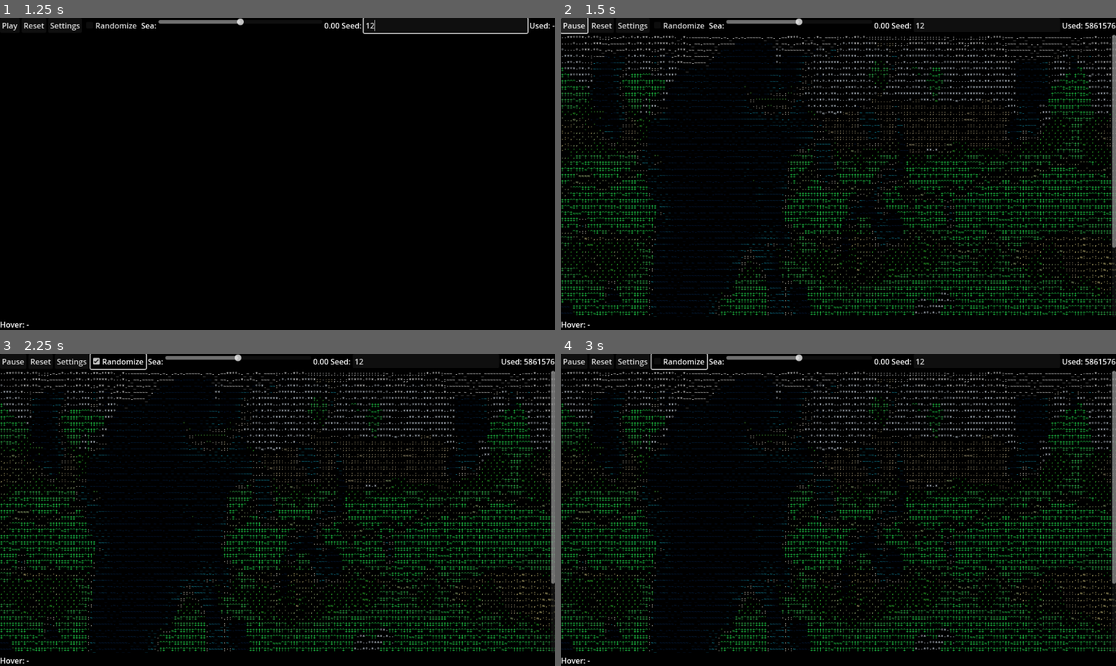
Above: before the commit, frames 1-4 (two rows, left to right).
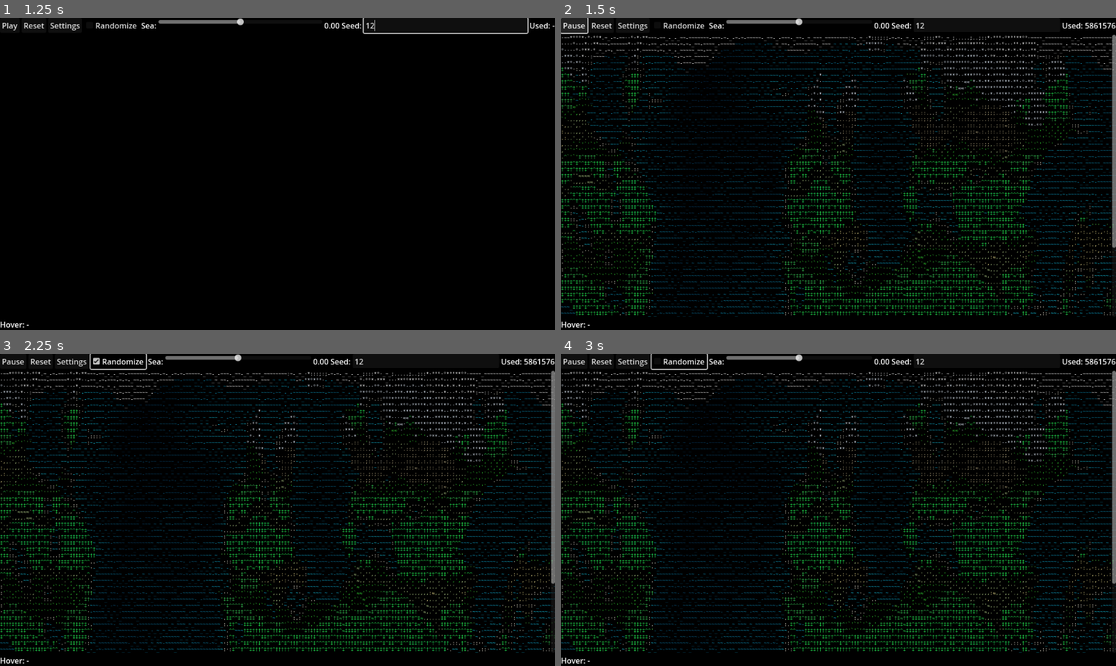
Above: after the commit, the same moments.

Repository: Bl4ckh34d/ASCIIWorldGen
Game: Godot game, scene res://scenes/Main.tscn
The game is run twice, just before and just after one commit, with the same random seed, the same clock (stepped at 60 frames per second) and the same inputs.
Inputs (mouse positions are in pixels of both pictures, inside the frame that each line leads up to):
- Up to frame 1 (1.25 s): click (444, 24) at 0.52 s; type "12" at 0.6 s
- Up to frame 2 (1.5 s): click "Play" at 1.25 s
- Up to frame 3 (2.25 s): click "Randomize" at 2 s
- Up to frame 4 (3 s): click "Randomize" at 2.75 s

Frame 1 is identical in both runs. In frame 2, 10% of the frame differs, in the area x 0-100%, y 5-96%; in frame 3, 10%; in frame 4, 10%.

Commit message:
feat: enhance world generation with ocean fraction tracking and biome classification improvements
- Updated sea level randomization in Main.gd for a more realistic range.
- Added ocean fraction tracking in WorldGenerator.gd to improve climate and biome generation.
- Introduced new biomes (LAVA_FIELD, VOLCANIC_BADLANDS, SCORCHED_FOREST) in BiomeClassifier.gd.
- Enhanced climate generation in ClimateNoise.gd to modulate humidity based on ocean coverage.
- Implemented wrapping behavior in TerrainNoise.gd for seamless terrain generation.
- Improved water color rendering in AsciiStyler.gd with depth and shelf variations.

Diff:
--- a/scripts/Main.gd
+++ b/scripts/Main.gd
@@ -116,7 +116,8 @@
 		cfg2["gain"] = clamp(generator.config.gain * (0.85 + 0.3 * jitter.randf()), 0.1, 1.0)
 		cfg2["warp"] = max(0.0, generator.config.warp * (0.75 + 0.5 * jitter.randf()))
 		# Narrow ocean randomization to 0.30 .. 0.70
-		cfg2["sea_level"] = 0.3 + 0.4 * jitter.randf()
+		# Sea level range is -1..1; randomize within [-0.35, 0.35]
+		cfg2["sea_level"] = -0.35 + 0.70 * jitter.randf()
 		# Climate baseline jitter
 		cfg2["temp_base_offset"] = (jitter.randf() - 0.5) * 0.10
 		cfg2["temp_scale"] = 0.95 + 0.1 * jitter.randf()
--- a/scripts/Utils.gd
+++ b/scripts/Utils.gd
@@ -7,3 +7,12 @@
 
 static func clampf(v: float, lo: float, hi: float) -> float:
 	return min(max(v, lo), hi)
+
+static func sample_noise_wrap_x(noise: FastNoiseLite, sample_x: float, sample_y: float, pixel_x: float, period_x: float) -> float:
+	var t: float = 0.0
+	if period_x != 0.0:
+		t = (pixel_x / period_x)
+	t = clampf(t, 0.0, 1.0)
+	var v0: float = noise.get_noise_2d(sample_x, sample_y)
+	var v1: float = noise.get_noise_2d(sample_x - period_x, sample_y)
+	return lerp(v0, v1, t)
--- a/scripts/WorldGenerator.gd
+++ b/scripts/WorldGenerator.gd
@@ -66,6 +66,7 @@
 var last_moisture: PackedFloat32Array = PackedFloat32Array()
 var last_distance_to_coast: PackedFloat32Array = PackedFloat32Array()
 var last_lava: PackedByteArray = PackedByteArray()
+var last_ocean_fraction: float = 0.0
 
 func _init() -> void:
 	randomize()
@@ -190,6 +191,7 @@
 		"gain": config.gain,
 		"warp": config.warp,
 		"sea_level": config.sea_level,
+		"wrap_x": true,
 		"temp_base_offset": config.temp_base_offset,
 		"temp_scale": config.temp_scale,
 		"moist_base_offset": config.moist_base_offset,
@@ -203,6 +205,12 @@
 	var terrain := TerrainNoise.new().generate(params)
 	last_height = terrain["height"]
 	last_is_land = terrain["is_land"]
+	# Track ocean coverage fraction for rendering transitions
+	var ocean_count: int = 0
+	for i_count in range(w * h):
+		if last_is_land[i_count] == 0:
+			ocean_count += 1
+	last_ocean_fraction = float(ocean_count) / float(max(1, w * h))
 
 	# Step 1b: rivers and light erosion before shoreline
 	if config.river_enabled:
@@ -238,9 +246,9 @@
 						for dx2 in range(-1, 2):
 							if dx2 == 0 and dy2 == 0:
 								continue
-							var nx: int = x + dx2
+							var nx: int = (x + dx2 + w) % w
 							var ny: int = y + dy2
-							if nx < 0 or ny < 0 or nx >= w or ny >= h:
+							if ny < 0 or ny >= h:
 								continue
 							var ni: int = nx + ny * w
 							if last_is_land[ni] != 0:
@@ -254,9 +262,9 @@
 								for dx3 in range(-1, 2):
 									if dx3 == 0 and dy3 == 0:
 										continue
-									var nx2: int = x + dx3
+									var nx2: int = (x + dx3 + w) % w
 									var ny2: int = y + dy3
-									if nx2 < 0 or ny2 < 0 or nx2 >= w or ny2 >= h:
+									if ny2 < 0 or ny2 >= h:
 										continue
 									var ni2: int = nx2 + ny2 * w
 									if last_is_land[ni2] != 0:
@@ -279,9 +287,9 @@
 				for dx4 in range(-1, 2):
 					if dx4 == 0 and dy4 == 0:
 						continue
-					var nx3: int = x0 + dx4
+					var nx3: int = (x0 + dx4 + w) % w
 					var ny3: int = y0 + dy4
-					if nx3 < 0 or ny3 < 0 or nx3 >= w or ny3 >= h:
+					if ny3 < 0 or ny3 >= h:
 						continue
 					var ni3: int = nx3 + ny3 * w
 					if visited[ni3] != 0:
@@ -386,6 +394,12 @@
 		last_is_land.resize(size)
 	for i in range(size):
 		last_is_land[i] = 1 if last_height[i] > config.sea_level else 0
+	# Update ocean fraction
+	var ocean_ct: int = 0
+	for ii in range(size):
+		if last_is_land[ii] == 0:
+			ocean_ct += 1
+	last_ocean_fraction = float(ocean_ct) / float(max(1, size))
 	# 2) Recompute shoreline features (turquoise, beaches) and distance to land
 	if last_turquoise_water.size() != size:
 		last_turquoise_water.resize(size)
@@ -494,24 +508,141 @@
 			var strength: float = clamp(s_depth * s_dist * s_noise, 0.0, 1.0)
 			last_turquoise_strength[j] = strength
 			last_turquoise_water[j] = 1 if strength > 0.5 else 0
-	# 3) Update biomes minimally based on new land/ocean state
-	if last_biomes.size() != size:
-		last_biomes.resize(size)
+	# 3) Recompute climate fields to reflect new coastline and sea coverage
+	var params := {
+		"width": w,
+		"height": h,
+		"seed": config.rng_seed,
+		"frequency": config.frequency,
+		"octaves": config.octaves,
+		"lacunarity": config.lacunarity,
+		"gain": config.gain,
+		"warp": config.warp,
+		"sea_level": config.sea_level,
+		"temp_base_offset": config.temp_base_offset,
+		"temp_scale": config.temp_scale,
+		"moist_base_offset": config.moist_base_offset,
+		"moist_scale": config.moist_scale,
+		"continentality_scale": config.continentality_scale,
+		"temp_min_c": config.temp_min_c,
+		"temp_max_c": config.temp_max_c,
+	}
+	var climate: Dictionary = ClimateNoise.new().generate(params, last_height, last_is_land)
+	last_temperature = climate["temperature"]
+	last_moisture = climate["moisture"]
+	last_distance_to_coast = climate.get("distance_to_coast", PackedFloat32Array())
+
+	# 4) Rivers (fast recompute without erosion) so they react to coastline
+	if config.river_enabled:
+		_simulate_rivers_fast(w, h)
+
+	# 5) Reclassify biomes using updated climate
+	var params2 := params.duplicate()
+	params2["freeze_temp_threshold"] = 0.16
+	params2["height_scale_m"] = config.height_scale_m
+	params2["lapse_c_per_km"] = 5.5
+	last_biomes = BiomeClassifier.new().classify(params2, last_is_land, last_height, last_temperature, last_moisture, last_beach)
+	_ensure_valid_biomes()
+	_apply_hot_temperature_override(w, h)
+	_apply_cold_temperature_override(w, h)
+
+	# 6) Update lava mask based on new temperatures and updated rivers
+	last_lava.resize(size)
+	for li in range(size):
+		last_lava[li] = 0
+	for ylv in range(h):
+		for xlv in range(w):
+			var ii: int = xlv + ylv * w
+			if last_river.size() == size and last_river[ii] != 0:
+				var t_norm: float = (last_temperature[ii] if ii < last_temperature.size() else 0.0)
+				var t_c: float = config.temp_min_c + t_norm * (config.temp_max_c - config.temp_min_c)
+				if t_c >= config.lava_temp_threshold_c:
+					last_lava[ii] = 1
+	return last_is_land
+
+func _simulate_rivers_fast(w: int, h: int) -> void:
+	var size: int = w * h
+	last_flow_dir.resize(size)
+	last_flow_accum.resize(size)
+	last_river.resize(size)
+	for i in range(size):
+		last_flow_dir[i] = -1
+		last_flow_accum[i] = 0.0
+		last_river[i] = 0
+
+	# Build simple steepest-descent flow directions (8 neighbors)
+	for y in range(h):
+		for x in range(w):
+			var i0: int = x + y * w
+			if last_is_land[i0] == 0:
+				continue
+			var cur_h: float = last_height[i0]
+			var best_h: float = cur_h
+			var best_i: int = -1
+			for dy in range(-1, 2):
+				for dx in range(-1, 2):
+					if dx == 0 and dy == 0:
+						continue
+					var nx: int = x + dx
+					var ny: int = y + dy
+					if nx < 0 or ny < 0 or nx >= w or ny >= h:
+						continue
+					var j: int = nx + ny * w
+					var nh: float = last_height[j]
+					# Prefer any ocean neighbor immediately
+					if last_is_land[j] == 0:
+						best_i = j
+						best_h = nh
+						break
+					if nh < best_h:
+						best_h = nh
+						best_i = j
+			if best_i != -1:
+				last_flow_dir[i0] = best_i
+
+	# Accumulate flow by path-walk to sea/sink (skip polar latitudes)
+	for i2 in range(size):
+		if last_is_land[i2] == 0:
+			continue
+		var y2: int = int(float(i2) / float(w))
+		var lat: float = abs(float(y2) / max(1.0, float(h) - 1.0) - 0.5) * 2.0
+		if lat >= config.river_polar_cutoff:
+			continue
+		var steps: int = 0
+		var cur: int = i2
+		while steps < size:
+			var dn: int = last_flow_dir[cur]
+			if dn == -1:
+				break
+			last_flow_accum[dn] += 1.0
+			cur = dn
+			steps += 1
+			if last_is_land[cur] == 0:
+				break
+
+	# Decide river mask adaptively (no erosion/droplets)
+	var samples: Array = []
+	for sk in range(size):
+		if last_is_land[sk] == 0:
+			continue
+		var sky: int = int(float(sk) / float(w))
+		var sklat: float = abs(float(sky) / max(1.0, float(h) - 1.0) - 0.5) * 2.0
+		if sklat >= config.river_polar_cutoff:
+			continue
+		samples.append(last_flow_accum[sk])
+	var target_density: float = clamp(0.02 / max(0.1, config.river_threshold_factor), 0.002, 0.08)
+	var thresh: float = 1e9
+	if samples.size() > 0:
+		samples.sort()
+		var idx: int = int(max(0.0, float(samples.size() - 1) - float(samples.size()) * target_density))
+		thresh = float(samples[idx])
 	for k in range(size):
-		if last_is_land[k] == 0:
-			# Ocean or ice sheet depending on temp
-			var t_norm: float = (last_temperature[k] if k < last_temperature.size() else 0.5)
-			var t_c: float = config.temp_min_c + t_norm * (config.temp_max_c - config.temp_min_c)
-			if t_c <= -10.0:
-				last_biomes[k] = BiomeClassifier.Biome.ICE_SHEET
-			else:
-				last_biomes[k] = BiomeClassifier.Biome.OCEAN
-		else:
-			# Land cells: if previously ocean-type, assign fallback quickly
-			var bprev: int = last_biomes[k]
-			if bprev == BiomeClassifier.Biome.OCEAN or bprev == BiomeClassifier.Biome.ICE_SHEET:
-				last_biomes[k] = _fallback_biome(k)
-	return last_is_land
+		var ky: int = int(float(k) / float(w))
+		var klat: float = abs(float(ky) / max(1.0, float(h) - 1.0) - 0.5) * 2.0
+		if klat >= config.river_polar_cutoff:
+			continue
+		if last_is_land[k] != 0 and last_flow_accum[k] >= thresh:
+			last_river[k] = 1
 
 func get_width() -> int:
 	return config.width
@@ -852,8 +983,22 @@
 			if last_is_land[cur2] == 0:
 				break
 
-	# Decide river mask by threshold relative to map size
-	var thresh: float = max(8.0, (float(w * h) / 1500.0) * config.river_threshold_factor)
+	# Decide river mask by adaptive percentile threshold for robust visibility
+	var samples: Array = []
+	for sk in range(size):
+		if last_is_land[sk] == 0:
+			continue
+		var sky: int = int(float(sk) / float(w))
+		var sklat: float = abs(float(sky) / max(1.0, float(h) - 1.0) - 0.5) * 2.0
+		if sklat >= config.river_polar_cutoff:
+			continue
+		samples.append(last_flow_accum[sk])
+	var target_density: float = clamp(0.02 / max(0.1, config.river_threshold_factor), 0.002, 0.08)
+	var thresh: float = 1e9
+	if samples.size() > 0:
+		samples.sort()
+		var idx: int = int(max(0.0, float(samples.size() - 1) - float(samples.size()) * target_density))
+		thresh = float(samples[idx])
 	for k in range(size):
 		var ky: int = int(float(k) / float(w))
 		var klat: float = abs(float(ky) / max(1.0, float(h) - 1.0) - 0.5) * 2.0
--- a/scripts/generation/BiomeClassifier.gd
+++ b/scripts/generation/BiomeClassifier.gd
@@ -22,6 +22,9 @@
 	FOOTHILLS,
 	MOUNTAINS,
 	ALPINE,
+	LAVA_FIELD,
+	VOLCANIC_BADLANDS,
+	SCORCHED_FOREST,
 }
 
 ## Produces smooth biomes using temperature & moisture with soft thresholds
@@ -34,6 +37,23 @@
 	var temp_max_c: float = float(params.get("temp_max_c", 45.0))
 	var height_scale_m: float = float(params.get("height_scale_m", 4000.0))
 	var lapse_c_per_km: float = float(params.get("lapse_c_per_km", 5.5))
+	# Humidity minima (0..1 moisture scale)
+	var MIN_M_RAINFOREST := 0.75
+	var MIN_M_TROPICAL_FOREST := 0.60
+	var MIN_M_TEMPERATE_FOREST := 0.50
+	var MIN_M_CONIFER_FOREST := 0.45
+	var MIN_M_BOREAL_FOREST := 0.40
+	var MIN_M_SWAMP := 0.65
+	var MIN_M_MEADOW := 0.35
+	var MIN_M_PRAIRIE := 0.30
+	var MIN_M_GRASSLAND := 0.25
+	var MIN_M_STEPPE := 0.15
+
+	# Shared desert noise for sand vs rock choice
+	var desert_noise := FastNoiseLite.new()
+	desert_noise.seed = rng_seed ^ 0xBEEF
+	desert_noise.noise_type = FastNoiseLite.TYPE_SIMPLEX
+	desert_noise.frequency = 0.008
 	var out := PackedInt32Array()
 	out.resize(w * h)
 
@@ -89,11 +109,7 @@
 				if t < 0.60:
 					choice = Biome.DESERT_ROCK
 				else:
-					var n := FastNoiseLite.new()
-					n.seed = rng_seed ^ 0xBEEF
-					n.noise_type = FastNoiseLite.TYPE_SIMPLEX
-					n.frequency = 0.008
-					var noise_val: float = n.get_noise_2d(float(x), float(y)) * 0.5 + 0.5
+					var noise_val: float = desert_noise.get_noise_2d(float(x), float(y)) * 0.5 + 0.5
 					# Bias sand probability by heat; hotter → more sand
 					var sand_prob: float = clamp(0.25 + 0.6 * hot, 0.0, 0.98)
 					choice = Biome.DESERT_SAND if noise_val < sand_prob else Biome.DESERT_ROCK
@@ -135,6 +151,84 @@
 						choice = Biome.MEADOW
 					else:
 						choice = Biome.STEPPE
+
+			# Enforce humidity minima and dry fallbacks
+			if m < MIN_M_STEPPE:
+				if t_c0 <= -2.0:
+					choice = Biome.DESERT_ICE
+				else:
+					var noise_val2: float = desert_noise.get_noise_2d(float(x), float(y)) * 0.5 + 0.5
+					var sand_prob2: float = clamp(0.25 + 0.6 * hot, 0.0, 0.98)
+					choice = Biome.DESERT_SAND if noise_val2 < sand_prob2 else Biome.DESERT_ROCK
+			elif m < MIN_M_GRASSLAND:
+				choice = Biome.STEPPE
+			else:
+				if choice == Biome.RAINFOREST and m < MIN_M_RAINFOREST:
+					if m >= MIN_M_TROPICAL_FOREST:
+						choice = Biome.TROPICAL_FOREST
+					elif m >= MIN_M_TEMPERATE_FOREST and t_eff > 0.45:
+						choice = Biome.TEMPERATE_FOREST
+					elif m >= MIN_M_CONIFER_FOREST:
+						choice = Biome.CONIFER_FOREST
+					elif m >= MIN_M_GRASSLAND:
+						choice = Biome.GRASSLAND
+					else:
+						choice = Biome.STEPPE
+				elif choice == Biome.TROPICAL_FOREST and m < MIN_M_TROPICAL_FOREST:
+					if m >= MIN_M_TEMPERATE_FOREST and t_eff > 0.45:
+						choice = Biome.TEMPERATE_FOREST
+					elif m >= MIN_M_CONIFER_FOREST:
+						choice = Biome.CONIFER_FOREST
+					elif m >= MIN_M_GRASSLAND:
+						choice = Biome.GRASSLAND
+					else:
+						choice = Biome.STEPPE
+				elif choice == Biome.TEMPERATE_FOREST and m < MIN_M_TEMPERATE_FOREST:
+					if m >= MIN_M_CONIFER_FOREST:
+						choice = Biome.CONIFER_FOREST
+					elif m >= MIN_M_GRASSLAND:
+						choice = Biome.GRASSLAND
+					else:
+						choice = Biome.STEPPE
+				elif choice == Biome.CONIFER_FOREST and m < MIN_M_CONIFER_FOREST:
+					choice = Biome.GRASSLAND if m >= MIN_M_GRASSLAND else Biome.STEPPE
+				elif choice == Biome.BOREAL_FOREST and m < MIN_M_BOREAL_FOREST:
+					choice = Biome.CONIFER_FOREST if m >= MIN_M_CONIFER_FOREST else (Biome.GRASSLAND if m >= MIN_M_GRASSLAND else Biome.STEPPE)
+				elif choice == Biome.SWAMP and m < MIN_M_SWAMP:
+					if m >= MIN_M_TEMPERATE_FOREST and t_eff > 0.45:
+						choice = Biome.TEMPERATE_FOREST
+					elif m >= MIN_M_CONIFER_FOREST:
+						choice = Biome.CONIFER_FOREST
+					elif m >= MIN_M_GRASSLAND:
+						choice = Biome.GRASSLAND
+					else:
+						choice = Biome.STEPPE
+				elif choice == Biome.MEADOW and m < MIN_M_MEADOW:
+					choice = Biome.GRASSLAND if m >= MIN_M_GRASSLAND else Biome.STEPPE
+				elif choice == Biome.PRAIRIE and m < MIN_M_PRAIRIE:
+					choice = Biome.GRASSLAND if m >= MIN_M_GRASSLAND else Biome.STEPPE
+				elif choice == Biome.GRASSLAND and m < MIN_M_GRASSLAND:
+					choice = Biome.STEPPE
+
+			# Heat-driven overrides
+			var t_c_adj2: float = t_c_adj
+			if t_c_adj2 >= 55.0:
+				if choice == Biome.MOUNTAINS or choice == Biome.ALPINE or choice == Biome.HILLS or choice == Biome.FOOTHILLS:
+					choice = Biome.VOLCANIC_BADLANDS
+				elif choice == Biome.RAINFOREST or choice == Biome.TROPICAL_FOREST or choice == Biome.TEMPERATE_FOREST or choice == Biome.CONIFER_FOREST or choice == Biome.BOREAL_FOREST or choice == Biome.SWAMP:
+					choice = Biome.SCORCHED_FOREST
+				else:
+					choice = Biome.LAVA_FIELD
+			elif t_c_adj2 >= 30.0:
+				if m < 0.40:
+					var noise_val3: float = desert_noise.get_noise_2d(float(x), float(y)) * 0.5 + 0.5
+					var sand_prob3: float = clamp(0.25 + 0.6 * (t_eff - 0.60) * 2.4, 0.0, 0.98)
+					choice = Biome.DESERT_SAND if noise_val3 < sand_prob3 else Biome.DESERT_ROCK
+				elif m < 0.50:
+					choice = Biome.STEPPE
+				elif m < 0.60:
+					choice = Biome.PRAIRIE
+
 			out[i] = choice
 
 	# Smooth blend pass (3x3 mode filter) to reduce hard edges
--- a/scripts/generation/ClimateNoise.gd
+++ b/scripts/generation/ClimateNoise.gd
@@ -11,6 +11,7 @@
 	var moist_base_offset: float = float(params.get("moist_base_offset", 0.0))
 	var moist_scale: float = float(params.get("moist_scale", 1.0))
 	var continentality_scale: float = float(params.get("continentality_scale", 1.0))
+	var _sea_level: float = float(params.get("sea_level", 0.0))
 
 	var temp_noise := FastNoiseLite.new()
 	temp_noise.seed = rng_seed ^ 0x5151
@@ -40,6 +41,13 @@
 	moisture.resize(w * h)
 	precip.resize(w * h)
 	distance_to_coast.resize(w * h)
+
+	# Global ocean fraction to modulate world humidity (high sea -> wetter; low sea -> drier)
+	var ocean_cells: int = 0
+	for i0 in range(w * h):
+		if is_land[i0] == 0:
+			ocean_cells += 1
+	var ocean_frac: float = float(ocean_cells) / max(1.0, float(w * h))
 
 	# Precompute distance to coast (0 at ocean or immediate coast; grows inland)
 	var inf := 1e9
@@ -118,6 +126,19 @@
 			# Polar dryness bias
 			var polar_dry: float = 0.20 * lat
 			var m: float = m_base + m_noise + m_adv - polar_dry
+			# Global humidity modulation by ocean coverage (0..1) and sea level slider (-1..1)
+			# 1) Ocean fraction effect: high ocean -> wetter, low ocean -> drier
+			var humid_amp: float = lerp(0.40, 1.60, ocean_frac)
+			var humid_bias: float = lerp(-0.30, 0.30, ocean_frac)
+			m = (m - 0.5) * humid_amp + 0.5 + humid_bias
+			# 2) Additional sea level effect even when ocean coverage saturates
+			var s_norm: float = clamp(_sea_level, -1.0, 1.0)
+			var dryness_strength: float = max(0.0, -s_norm)
+			var wet_strength: float = max(0.0, s_norm)
+			var amp2: float = 1.0 + 0.5 * wet_strength - 0.5 * dryness_strength
+			var bias2: float = 0.25 * wet_strength - 0.25 * dryness_strength
+			m = (m - 0.5) * amp2 + 0.5 + bias2
+			# Final per-world offsets and scaling
 			m = clamp((m + moist_base_offset - 0.5) * moist_scale + 0.5, 0.0, 1.0)
 			# Precip proxy
 			var slope_y: float = 0.0
--- a/scripts/generation/TerrainNoise.gd
+++ b/scripts/generation/TerrainNoise.gd
@@ -13,6 +13,7 @@
 	var lacunarity: float = float(params.get("lacunarity", 2.0))
 	var gain: float = float(params.get("gain", 0.5))
 	var warp: float = float(params.get("warp", 24.0))
+	var wrap_x: bool = bool(params.get("wrap_x", true))
 
 	var noise := FastNoiseLite.new()
 	noise.seed = rng_seed
@@ -52,19 +53,45 @@
 
 	for y in range(h):
 		for x in range(w):
-			var wx: float = warp_noise.get_noise_2d(x * 0.8, y * 0.8) * warp
-			var wy: float = warp_noise.get_noise_2d((x + 1000.0) * 0.8, (y - 777.0) * 0.8) * warp
+			var wx: float
+			var wy: float
+			if wrap_x:
+				# Wrap domain-warp along X by blending samples at x and x+w
+				var w0 := warp_noise.get_noise_2d(x * 0.8, y * 0.8)
+				var w1 := warp_noise.get_noise_2d((x + float(w)) * 0.8, y * 0.8)
+				var t := float(x) / float(max(1, w))
+				wx = lerp(w0, w1, t) * warp
+				var v0 := warp_noise.get_noise_2d((x + 1000.0) * 0.8, (y - 777.0) * 0.8)
+				var v1 := warp_noise.get_noise_2d((x + 1000.0 + float(w)) * 0.8, (y - 777.0) * 0.8)
+				wy = lerp(v0, v1, t) * warp
+			else:
+				wx = warp_noise.get_noise_2d(x * 0.8, y * 0.8) * warp
+				wy = warp_noise.get_noise_2d((x + 1000.0) * 0.8, (y - 777.0) * 0.8) * warp
 			var sx: float = x + wx
 			var sy: float = y + wy
-			var n: float = noise.get_noise_2d(sx, sy)
-			var c: float = base_noise.get_noise_2d(x * 0.5, y * 0.5)
+			var n: float
+			var c: float
+			if wrap_x:
+				# Tileable sampling for base terrain and continental mask
+				var n0 := noise.get_noise_2d(sx, sy)
+				var n1 := noise.get_noise_2d(sx + float(w), sy)
+				var t2 := float(x) / float(max(1, w))
+				n = lerp(n0, n1, t2)
+				var c0 := base_noise.get_noise_2d(x * 0.5, y * 0.5)
+				var c1 := base_noise.get_noise_2d((x + float(w)) * 0.5, y * 0.5)
+				c = lerp(c0, c1, t2)
+			else:
+				n = noise.get_noise_2d(sx, sy)
+				c = base_noise.get_noise_2d(x * 0.5, y * 0.5)
 			var hval: float = 0.65 * n + 0.45 * c
 
-			var dx: float = float(x) - cx
-			var dy: float = float(y) - cy
-			var r: float = sqrt(dx * dx + dy * dy) / max_r
-			var falloff: float = clamp(1.0 - r * 0.85, 0.0, 1.0)
-			hval = hval * 0.85 + falloff * 0.15
+			if not wrap_x:
+				var dx: float = float(x) - cx
+				var dy: float = float(y) - cy
+				var r: float = sqrt(dx * dx + dy * dy) / max_r
+				var falloff: float = clamp(1.0 - r * 0.85, 0.0, 1.0)
+				hval = hval * 0.85 + falloff * 0.15
+			# For wrap_x, skip radial falloff to preserve seamless seam
 			hval = clamp(hval, -1.0, 1.0)
 
 			var i: int = x + y * w
--- a/scripts/style/AsciiStyler.gd
+++ b/scripts/style/AsciiStyler.gd
@@ -5,22 +5,23 @@
 
 const BiomeClassifier = preload("res://scripts/generation/BiomeClassifier.gd")
 
-func color_for_water(h_val: float, sea_level: float, is_turq: bool, turq_strength: float, dist_to_land: float, depth_scale: float) -> Color:
-	var depth: float = sea_level - h_val
-	var t: float = clamp(depth / 0.8, 0.0, 1.0)
+func color_for_water(h_val: float, sea_level: float, is_turq: bool, turq_strength: float, _dist_to_land: float, _depth_scale: float, shelf_pattern: float) -> Color:
+	var depth: float = max(0.0, sea_level - h_val)
+	# Use actual depth to drive shade: shallow → turquoise, deep → dark blue
+	var depth_norm: float = clamp(depth / 0.5, 0.0, 1.0)
+	# Gentle shelf variation only in shallow water
+	if shelf_pattern > 0.0:
+		var shelf_influence := (1.0 - depth_norm) * 0.08
+		depth_norm = clamp(depth_norm - shelf_pattern * shelf_influence, 0.0, 1.0)
+	# Non-linear response so deep water darkens quickly (steeper gradient)
+	var shade: float = pow(1.0 - depth_norm, 2.0)
 	var deep := Color(0.02, 0.10, 0.25)
 	var shallow := Color(0.05, 0.65, 0.80)
-	var c := deep.lerp(shallow, t)
-	# Distance-based deepening: farther from land → darker, limited by depth_scale
-	var d_norm: float = 0.0
-	if depth_scale > 0.0:
-		d_norm = clamp(dist_to_land / depth_scale, 0.0, 1.0)
-	if is_turq:
-		d_norm *= 0.2
-	c = c.lerp(deep, d_norm)
-	# Smooth turquoise overlay using strength factor
+	var c := deep.lerp(shallow, shade)
+	# Turquoise overlay fades with depth and local coastal strength
 	if is_turq or turq_strength > 0.0:
-		c = c.lerp(Color(0.10, 0.85, 0.95), clamp(turq_strength, 0.0, 0.85))
+		var overlay: float = float(clamp((1.0 - depth_norm) * turq_strength, 0.0, 0.85))
+		c = c.lerp(Color(0.10, 0.85, 0.95), overlay)
 	return c
 
 func color_for_land(_h_val: float, biome: int, is_beach: bool) -> Color:
@@ -110,6 +111,21 @@
 	var v: int = int(x) * 73856093 ^ int(y) * 19349663 ^ int(s) * 83492791
 	return abs(v)
 
+func _value_noise2d(x: float, y: float, rng_seed: int, scale: float) -> float:
+	var sx: float = x / max(0.0001, scale)
+	var sy: float = y / max(0.0001, scale)
+	var xi: int = int(floor(sx))
+	var yi: int = int(floor(sy))
+	var tx: float = sx - float(xi)
+	var ty: float = sy - float(yi)
+	var h00: float = float(_hash2(xi + 0, yi + 0, rng_seed) % 1000) / 1000.0
+	var h10: float = float(_hash2(xi + 1, yi + 0, rng_seed) % 1000) / 1000.0
+	var h01: float = float(_hash2(xi + 0, yi + 1, rng_seed) % 1000) / 1000.0
+	var h11: float = float(_hash2(xi + 1, yi + 1, rng_seed) % 1000) / 1000.0
+	var nx0: float = lerp(h00, h10, tx)
+	var nx1: float = lerp(h01, h11, tx)
+	return lerp(nx0, nx1, ty)
+
 func _chars_for_water() -> PackedStringArray:
 	return PackedStringArray(["~", "~", "~", "-", "_", "~"])
 
@@ -167,6 +183,13 @@
 func build_ascii(w: int, h: int, height: PackedFloat32Array, is_land: PackedByteArray, is_turq: PackedByteArray, turq_s …(316 unchanged characters)…
 	var sb: PackedStringArray = []
 	var depth_scale: float = max(8.0, float(min(w, h)) / 3.0)
+	# Smooth transition factor across extreme ocean fractions to avoid visual jump
+	var ocean_cells: int = 0
+	for i0 in range(w * h):
+		if i0 < is_land.size() and is_land[i0] == 0:
+			ocean_cells += 1
+	var ocean_frac: float = float(ocean_cells) / float(max(1, w * h))
+	var global_shelf_mix: float = clamp((ocean_frac - 0.0) / 1.0, 0.0, 1.0)
 	for y in range(h):
 		for x in range(w):
 			var i: int = x + y * w
@@ -184,12 +207,22 @@
 				var idx_w: int = _hash2(x, y, rng_seed) % max(1, set_w.size())
 				glyph = set_w[idx_w]
 			# Rivers override land glyph only (keep underlying terrain color)
-			var is_river: bool = (i < river_mask.size()) and (river_mask[i] != 0) and land and not beach_flag
+			var is_river: bool = (i < river_mask.size()) and (river_mask[i] != 0) and land
 			if is_river:
 				glyph = "≈"
 			# Ocean ice sheet override: draw ocean cells tagged as ICE_SHEET in white
 			var ocean_ice: bool = (not land) and (i < biomes.size()) and (biomes[i] == BiomeClassifier.Biome.ICE_SHEET)
-			var color := color_for_land(hv, biome_id, beach_flag) if land else color_for_water(hv, sea_level, (i < is_turq.size()) and is_turq[i] != 0, (turq_strength[i] if i < turq_strength.size() else 0.0), (water_distance[i] if i < water_distance.size() else 0.0), depth_scale)
+			var shelf_mask: float = 0.0
+			if not land:
+				var dist: float = (water_distance[i] if i < water_distance.size() else 0.0)
+				# Blend shelf mask by global ocean coverage to avoid a hard cut near full-ocean
+				var local_mask: float = 1.0 - clamp(dist / 14.0, 0.0, 1.0)
+				shelf_mask = clamp(lerp(local_mask, 0.0, pow(global_shelf_mix, 1.5)), 0.0, 1.0)
+			var shelf_noise: float = 0.0
+			if shelf_mask > 0.0:
+				# Coarse value noise for shelf variation
+				shelf_noise = _value_noise2d(float(x), float(y), rng_seed ^ 0x5E1F, 20.0) * shelf_mask
+			var color := color_for_land(hv, biome_id, beach_flag) if land else color_for_water(hv, sea_level, (i < is_turq.size()) and is_turq[i] != 0, (turq_strength[i] if i < turq_strength.size() else 0.0), (water_distance[i] if i < water_distance.size() else 0.0), depth_scale, shelf_noise)
 			if ocean_ice:
 				color = Color(1, 1, 1)
 			# Temperature-based whitening for very cold land (<= -10°C)
